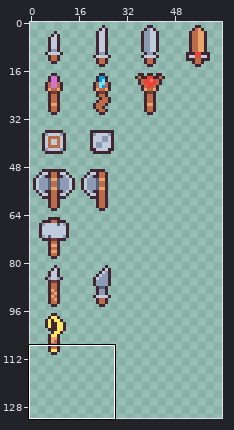
Two states of a sprite sheet, Assets/Sprites/Tilemap/weapons.png. The picture above shows the old version from afar; the outline marks the close-up.
Close-up. The starting point:
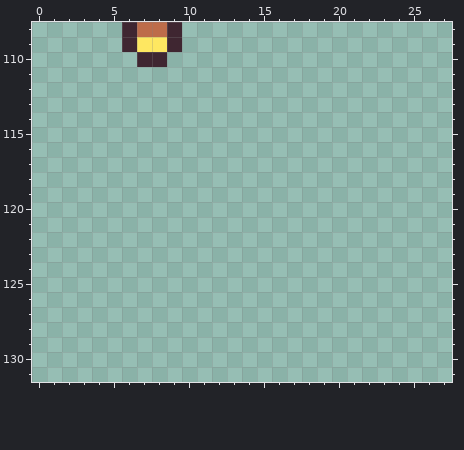
The file is 160x160 pixels. Shown: x 0..27, y 108..131. The wide view leaves out empty margins.
The same view after the edit:
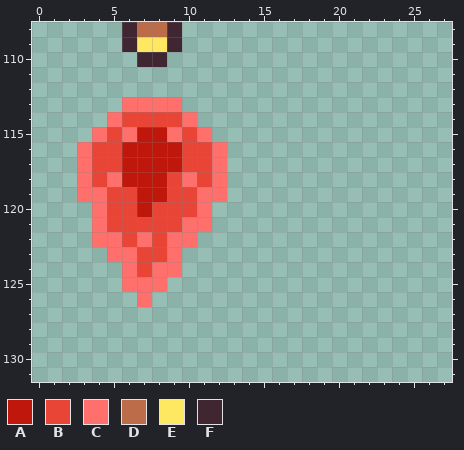
Palette (. is transparent): A #bf170b  B #e84537  C #ff706d  D #bd6c4a  E #fee761  F #3f2631
The exact change:
Changed rows in their new state; - is an unchanged pixel.
first column x 3:
113 ---CCCC---
114 --CBBBBC--
115 -CBCAACBC-
116 CBBAAAABBC
117 CBBAAAABBC
118 CBCAAABCBC
119 CCBBAABBCC
120 -CBBABBBC-
121 -CBBBBBCC-
122 -CCBCBCC--
123 --CCBBC---
124 ---CBCC---
125 ---CCC----
126 ----C-----
